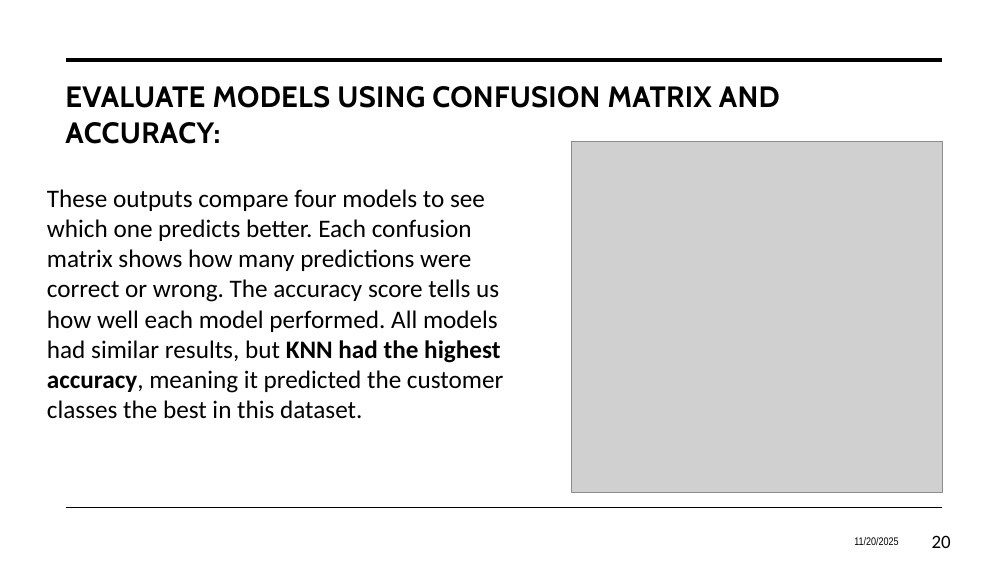
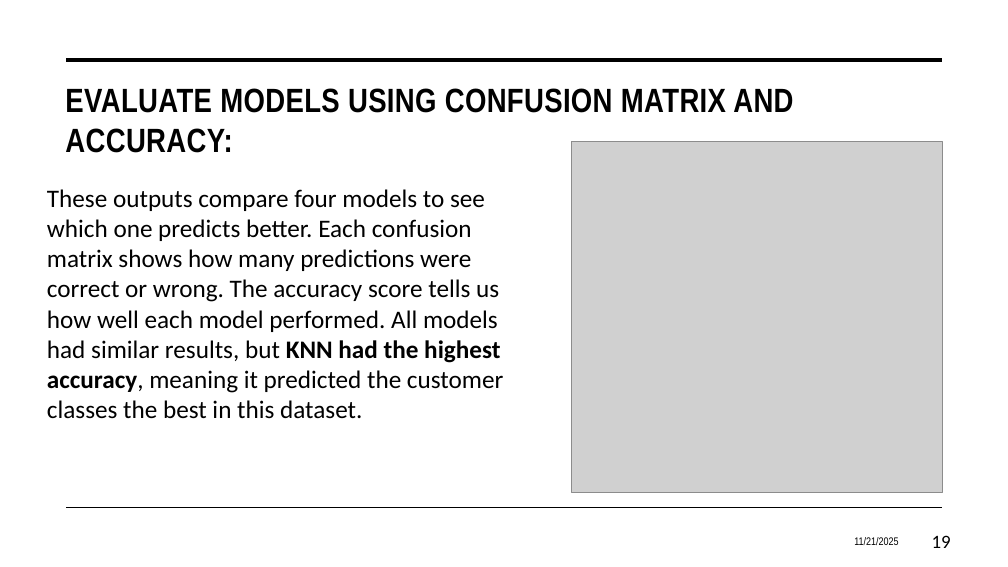
Before and after one commit to Rwaan-001/projectRepo, a slide deck: slide 19 of Data_PowerPoint.pptx (slide 20 before the commit). Drawn at 1008x567 pixels with LibreOffice and Linux fonts; fonts in the diff are those of the drawing; grey boxes stand for pictures. Boxes give left, top, right and bottom in pixels: in the first picture for what was removed or moved away, otherwise in the second. Text is boxed around its words. In the diff, an @@ line names an element or a change of style, - is before the commit and + after.

```diff
--- a/Data_PowerPoint.pptx
+++ b/Data_PowerPoint.pptx
@@ title "EVALUATE MODELS USING CONFUSION MATRIX ..." at (65, 88, 793, 153): size 28 to 32 pt, font Cabin to Arial Narrow @@
@@ text at (854, 537, 898, 545): text changed @@
-11/20/2025
+11/21/2025
@@ page number at (932, 535, 951, 548): text changed @@
-20
+19
```
Also in this commit, not shown: 18 other slides changed, 1 slide added, 2 slides removed, 3 other files.
